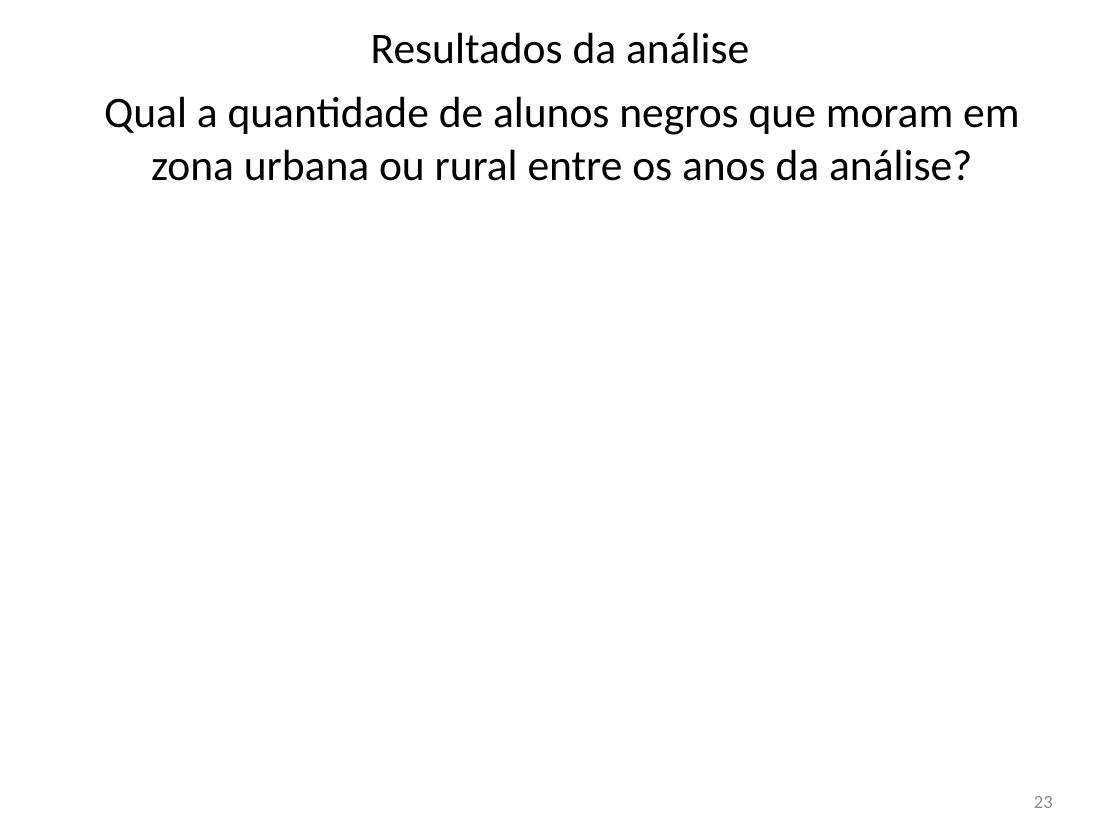
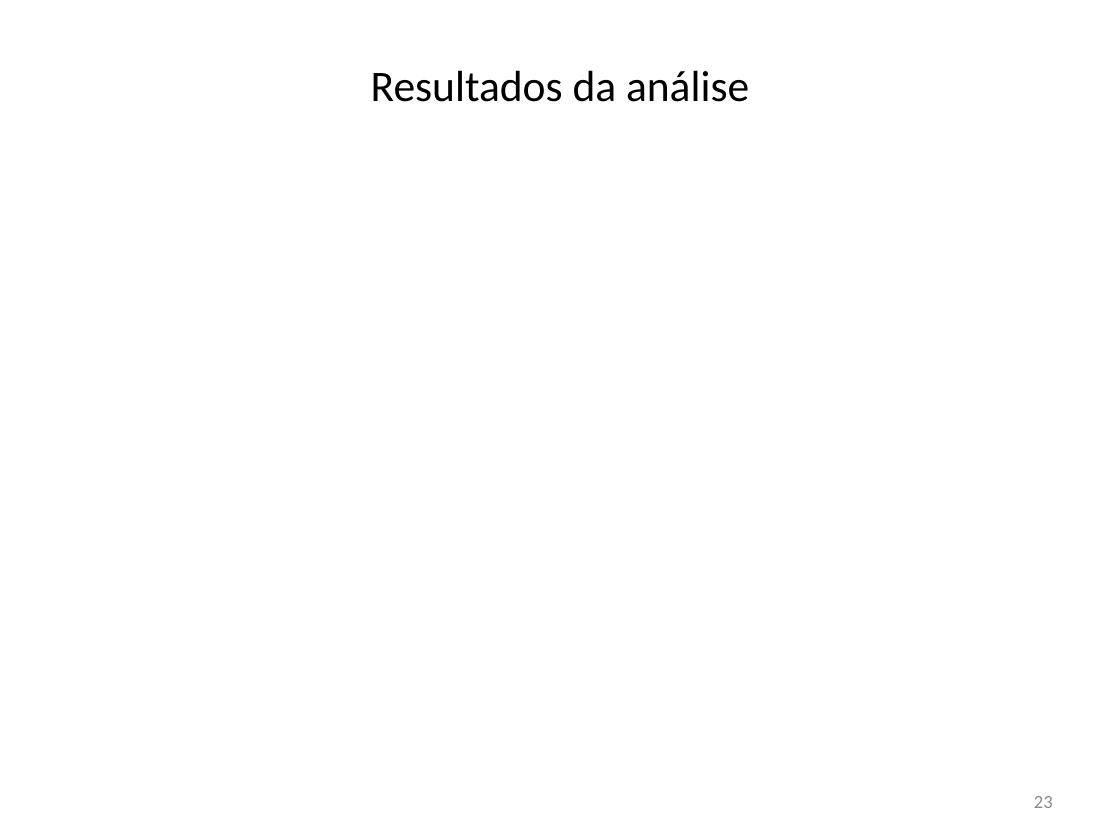
Before and after one commit to krieggerms/Analise-da-Insercao-do-Aluno-Negro-com-BI, a slide deck: slide 23 of APRESENTAÇÃO TCC.pptx. Drawn at 1120x840 pixels with LibreOffice and Linux fonts; fonts in the diff are those of the drawing; background and template pictures are left out. Boxes give left, top, right and bottom in pixels: in the first picture for what was removed or moved away, otherwise in the second. Text is boxed around its words. In the diff, an @@ line names an element or a change of style, - is before the commit and + after.

```diff
--- a/APRESENTAÇÃO TCC.pptx
+++ b/APRESENTAÇÃO TCC.pptx
@@ text "Resultados da análise": place and size @@
-text "Resultados da análise" at bbox=[371, 32, 749, 64]
+text "Resultados da análise" at bbox=[371, 70, 749, 102]
@@ text removed at bbox=[104, 96, 1019, 181] @@
-Qual a quantidade de alunos negros que moram em zona urbana ou rural entre os anos da análise?
```
Also in this commit, not shown: 16 other slides changed, 1 other file.
